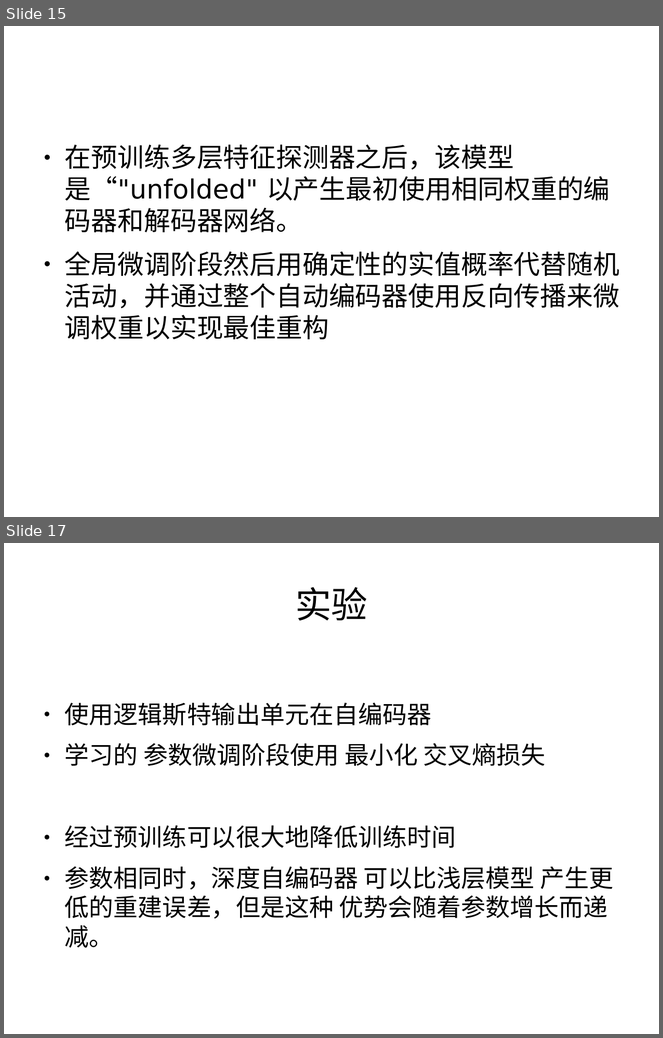
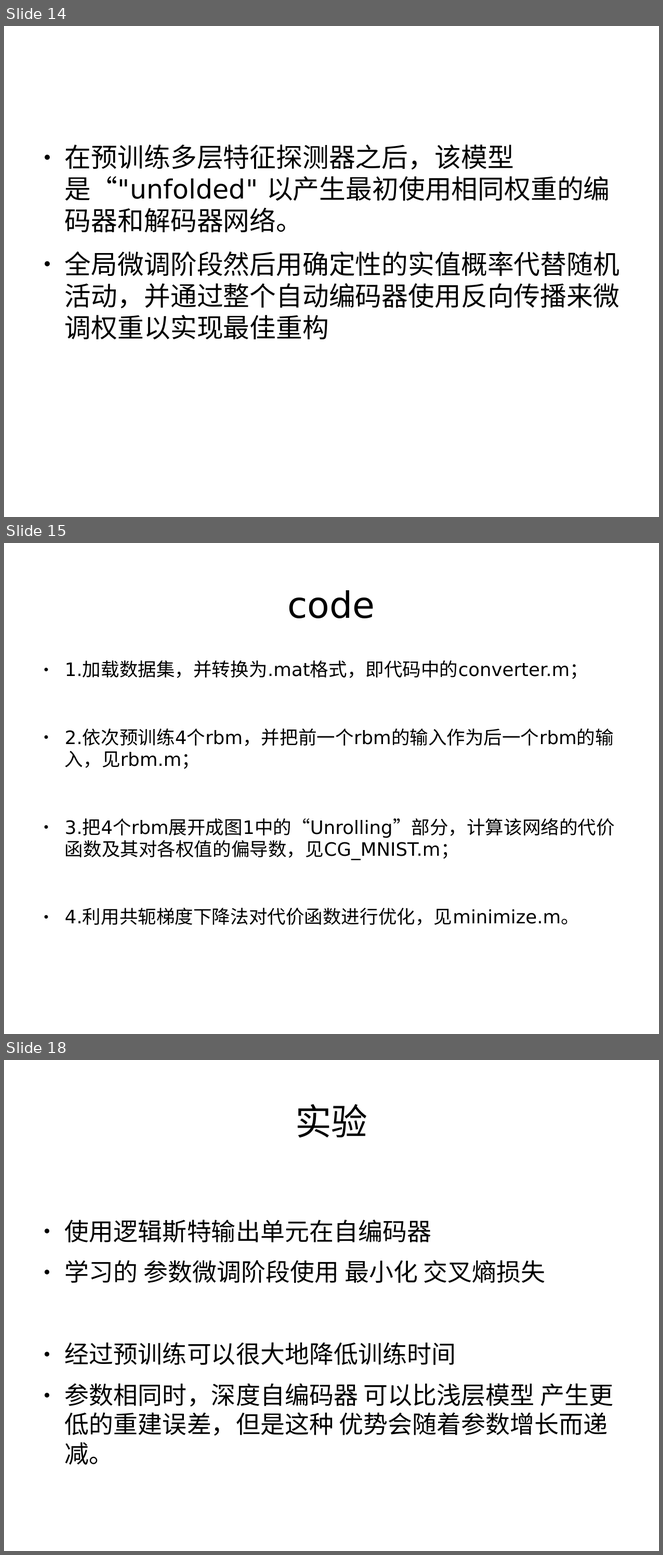
Before and after one commit to Mch233/Mch, a slide deck: work/ｐｐｔ２００６.odp. Shown one above the other, each under a label of ours: slides 15 and 17 before the commit, slides 14, 15 and 18 after it; the slides between them are not shown. The pictures are 663x1038 and 663x1555 pixels, drawn with LibreOffice and Linux fonts; fonts in the diff are those of the drawing. Boxes give left, top, right and bottom in pixels: in the first picture for what was removed or moved away, otherwise in the second. Text is boxed around its words. In the diff, an @@ line names an element or a change of style, - is before the commit and + after.

```diff
--- a/work/ｐｐｔ２００６.odp
+++ b/work/ｐｐｔ２００６.odp
@@ slide 15 added at (4, 543, 659, 1034), background #FFFFFF @@
@@ title added at (288, 590, 375, 618), 44 pt, text #000000 @@
+code
@@ text added at (65, 662, 615, 926), 22.4 pt, text #000000 @@
+● 1.加载数据集，并转换为.mat格式，即代码中的converter.m；
+● 2.依次预训练4个rbm，并把前一个rbm的输入作为后一个rbm的输入，见rbm.m；
+● 3.把4个rbm展开成图1中的“Unrolling”部分，计算该网络的代价函数及其对各权值的偏导数，见CG_MNIST.m；
+● 4.利用共轭梯度下降法对代价函数进行优化，见minimize.m。
@@ what was slide 15 is now slide 14 @@
@@ what was slide 17 is now slide 18 @@
```
Also in this commit, not shown: 5 slides changed, 3 other slides added, 3 slides removed, 4 other files.
